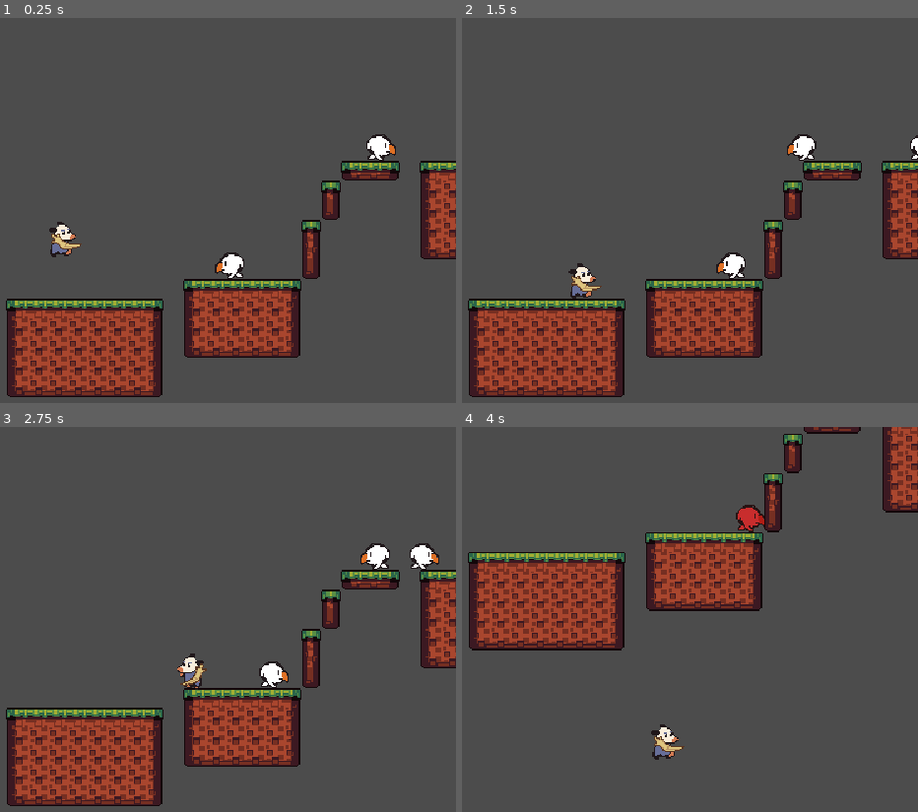
Above: before the commit, frames 1-4 (two rows, left to right).
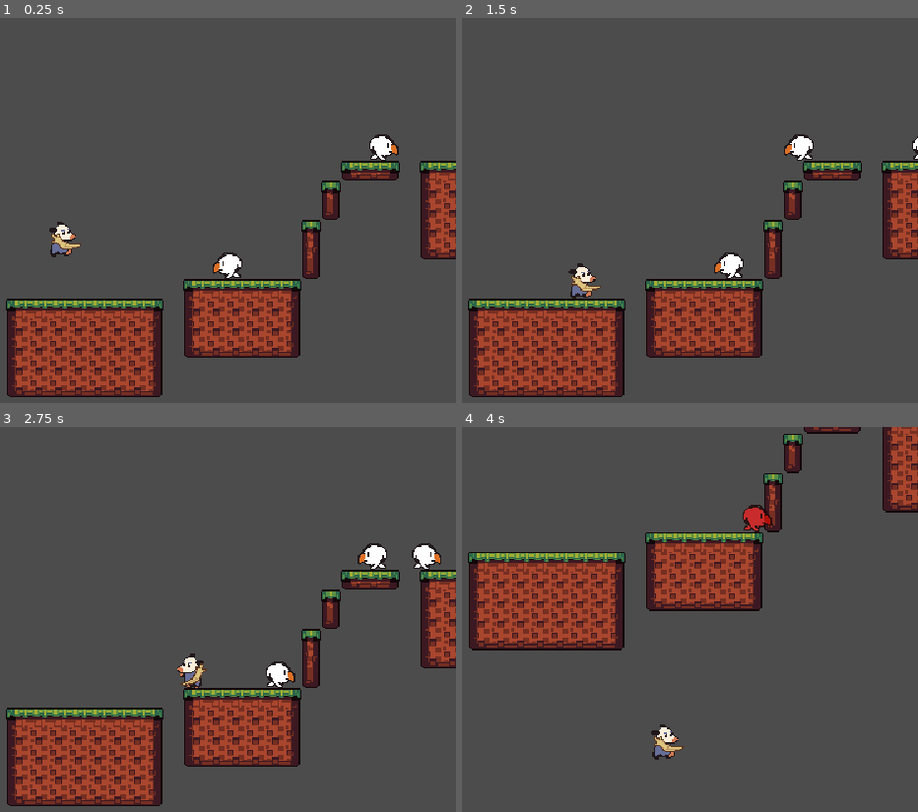
Above: after the commit, the same moments.

Repository: andhedrew/Didelphis
Game: Godot game, scene res://World.tscn
Two runs of this game, one before a commit and one after it. Both use one fixed random seed, a clock stepped at 60 frames per second and the inputs below.
Inputs:
- Up to frame 1 (0.25 s): no input
- Up to frame 2 (1.5 s): hold D (right) from 0.53 s (still down); tap X (attack) at 0.6 s; tap Z (jump) at 0.77, 0.8, 1.07, 1.35 s
- Up to frame 3 (2.75 s): tap Z (jump) at 1.52, 1.82, 2.3 s; tap X (attack) at 1.55, 2.1 s; release D (right) at 2.03 s; hold A (left) from 2.03 s (still down)
- Up to frame 4 (4 s): release A (left) at 2.78 s; hold D (right) from 2.78 s (still down); tap X (attack) at 2.85 s; tap Z (jump) at 3.02, 3.32, 3.6, 3.77 s

The runs differ from the first frame. In frame 1, 0.3% of the frame differs, in the area x 46-88%, y 30-68%; in frame 2, 0.4%; in frame 3, 0.6%, in the area x 56-97%, y 30-68%; in frame 4, 0.3%.

Commit message:
Player may now pogo

Diff:
--- a/Actors/enemies/Paroot.tscn
+++ b/Actors/enemies/Paroot.tscn
@@ -6,7 +6,7 @@
 [ext_resource path="res://hitboxes/hitbox.tscn" type="PackedScene" id=4]
 
 [sub_resource type="RectangleShape2D" id=8]
-extents = Vector2( 9, 9.5 )
+extents = Vector2( 7.5, 9.5 )
 
 [sub_resource type="RectangleShape2D" id=9]
 extents = Vector2( 9.5, 10 )
@@ -78,7 +78,7 @@
 script = ExtResource( 2 )
 
 [node name="CollisionShape2D" type="CollisionShape2D" parent="."]
-position = Vector2( -2, -9.5 )
+position = Vector2( -0.5, -9.5 )
 shape = SubResource( 8 )
 
 [node name="ledge_check_right" type="RayCast2D" parent="."]
@@ -116,7 +116,7 @@
 [node name="Model" type="Node2D" parent="."]
 
 [node name="Model" type="Sprite" parent="Model"]
-position = Vector2( 0, -14 )
+position = Vector2( -2, -14 )
 texture = ExtResource( 1 )
 hframes = 3
 
--- a/Actors/player.gd
+++ b/Actors/player.gd
@@ -159,6 +159,10 @@
 	var jump :=  Input.is_action_just_pressed("jump")
 	if state_timer < 1:
 		GameEvents.emit_signal("player_attacked")
+
+	if state_timer < 1 and facing == DOWN:
+		velocity.y = jump_height*0.5
+
 	velocity = move_and_slide(velocity, Vector2.UP)
 
 	apply_friction()
@@ -191,7 +195,6 @@
 	velocity.y = min(velocity.y, max_fall_speed)
 
 
-
 func apply_friction():
 	if is_on_floor():
 		velocity.x = move_toward(velocity.x, 0, friction)
--- a/Weapons/Projectiles/projectile.tscn
+++ b/Weapons/Projectiles/projectile.tscn
@@ -37,7 +37,7 @@
 
 [node name="AnimatedSprite" type="AnimatedSprite" parent="."]
 frames = SubResource( 3 )
-frame = 2
+frame = 1
 playing = true
 
 [node name="Hitbox" parent="." instance=ExtResource( 3 )]
